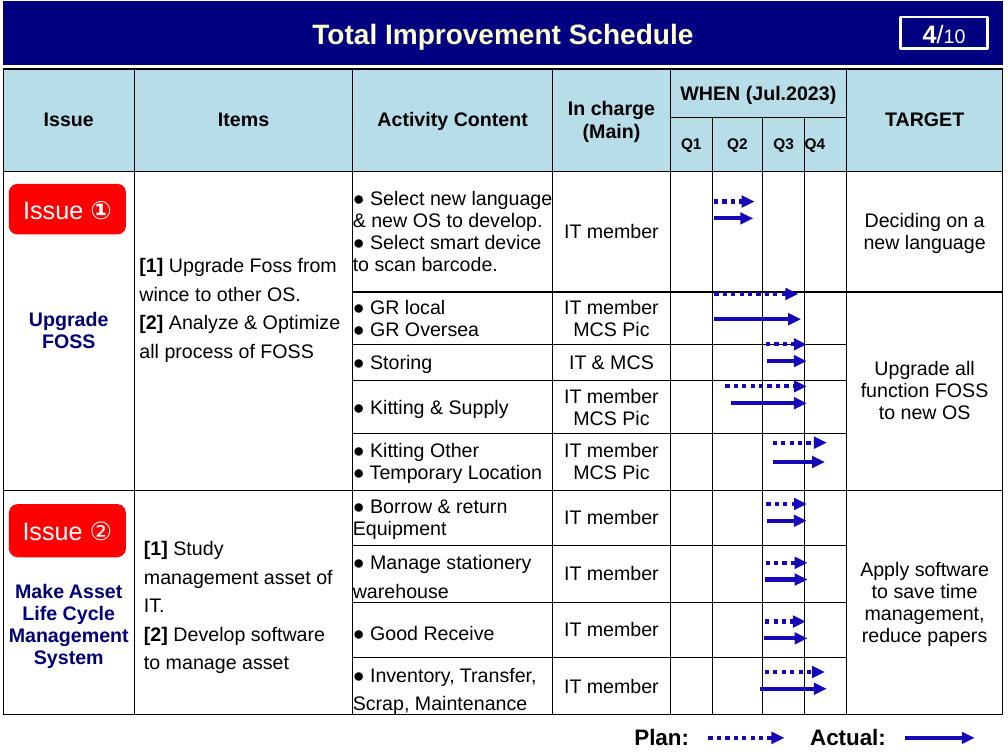
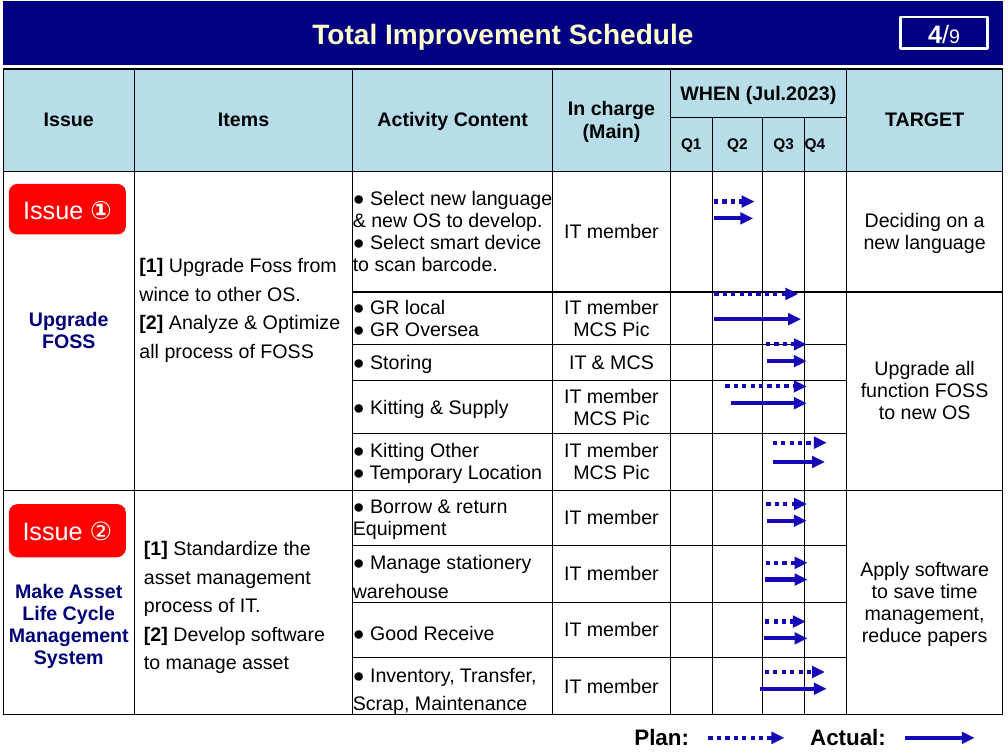
Before and after one commit to thietbicongnghevietnam/ReportPSNV, a slide deck: slide 5 of Report_test.pptx. Drawn at 1008x756 pixels with LibreOffice and Linux fonts; fonts in the diff are those of the drawing. Boxes give left, top, right and bottom in pixels: in the first picture for what was removed or moved away, otherwise in the second. Text is boxed around its words. In the diff, an @@ line names an element or a change of style, - is before the commit and + after.

```diff
--- a/Report_test.pptx
+++ b/Report_test.pptx
@@ text in rectangle at (x1=928, y1=24, x2=960, y2=48): text changed @@
-4/10
+4/9
@@ table at (x1=3, y1=69, x2=1004, y2=719) @@
-row 8, column 2: [1] Study management asset of IT. / [2] Develop software to manage asset
+row 8, column 2: [1] Standardize the asset management process of IT. / [2] Develop software to manage asset
```
Also in this commit, not shown: 8 other slides changed, 2 other files.
